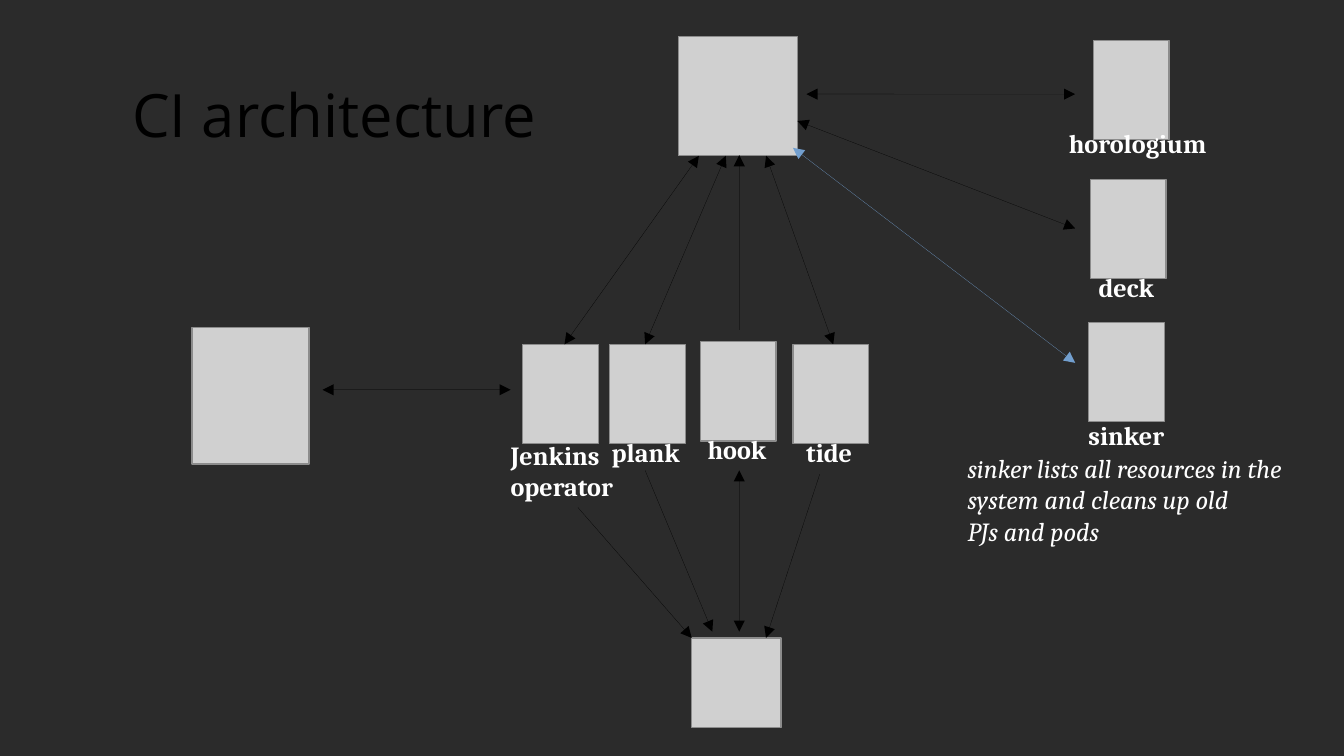
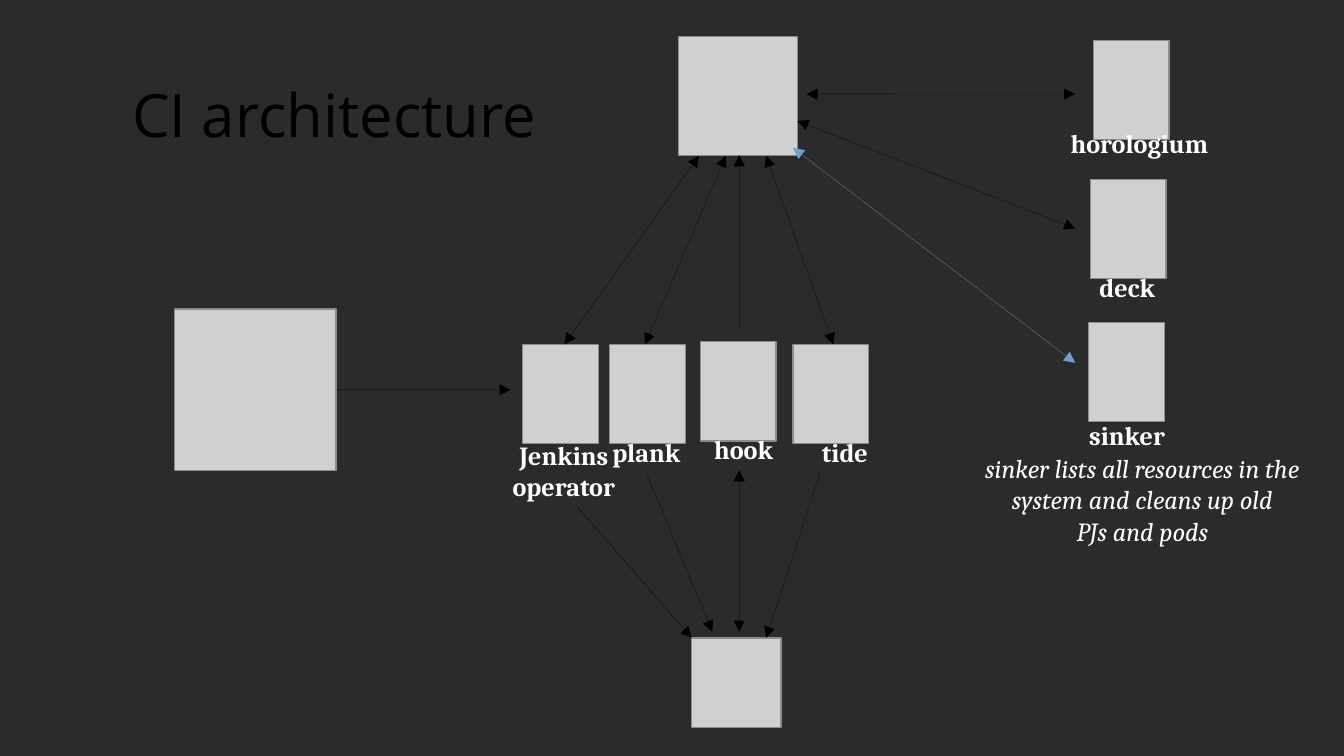
Before and after one commit to 0xmichalis/talks, a slide deck: slide 20 of 2018_brno_devconf/openshiftci.odp. Drawn at 1344x756 pixels with LibreOffice and Linux fonts; fonts in the diff are those of the drawing; grey boxes stand for pictures; background and template pictures are left out; a plain dark background stands for a picture behind light text. Boxes give left, top, right and bottom in pixels: in the first picture for what was removed or moved away, otherwise in the second. Text is boxed around its words. In the diff, an @@ line names an element or a change of style, - is before the commit and + after.

```diff
--- a/2018_brno_devconf/openshiftci.odp
+++ b/2018_brno_devconf/openshiftci.odp
@@ picture: place and size @@
-picture at box(192, 328, 309, 465)
+picture at box(175, 309, 336, 470)
@@ alignment left to centre in 7 elements at box(714, 435, 773, 465), box(612, 438, 680, 468), box(1071, 129, 1209, 159), box(822, 438, 868, 468), box(513, 441, 615, 502), box(1089, 421, 1165, 445), box(985, 460, 1299, 547) @@
```
Also in this commit, not shown: 10 other slides changed, 8 slides added, 1 other file.
